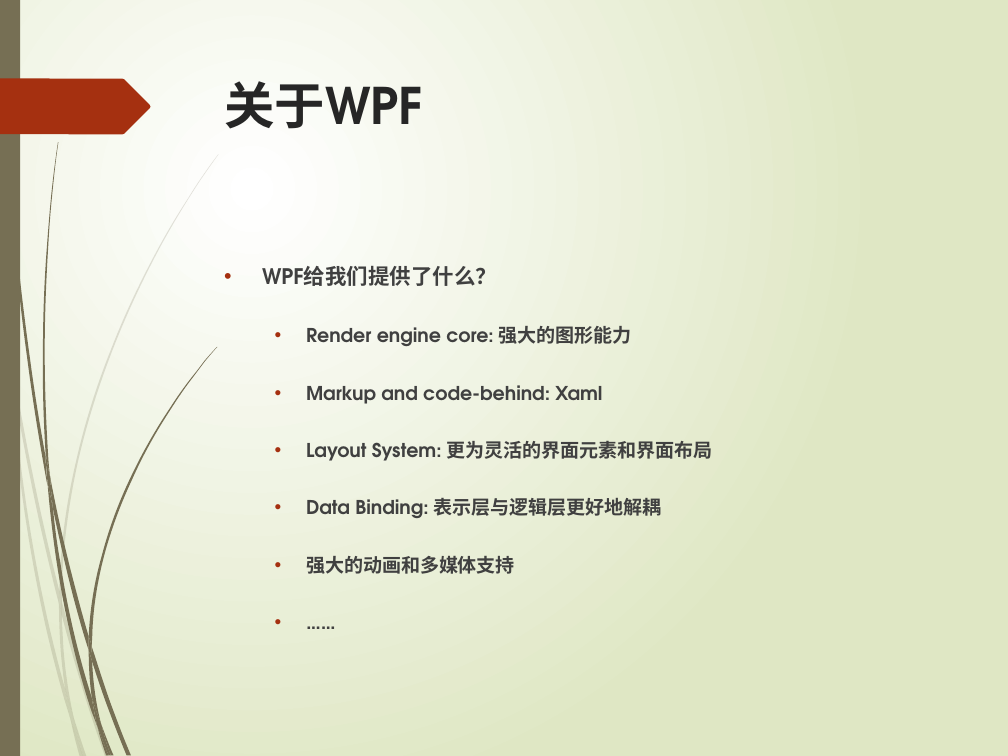
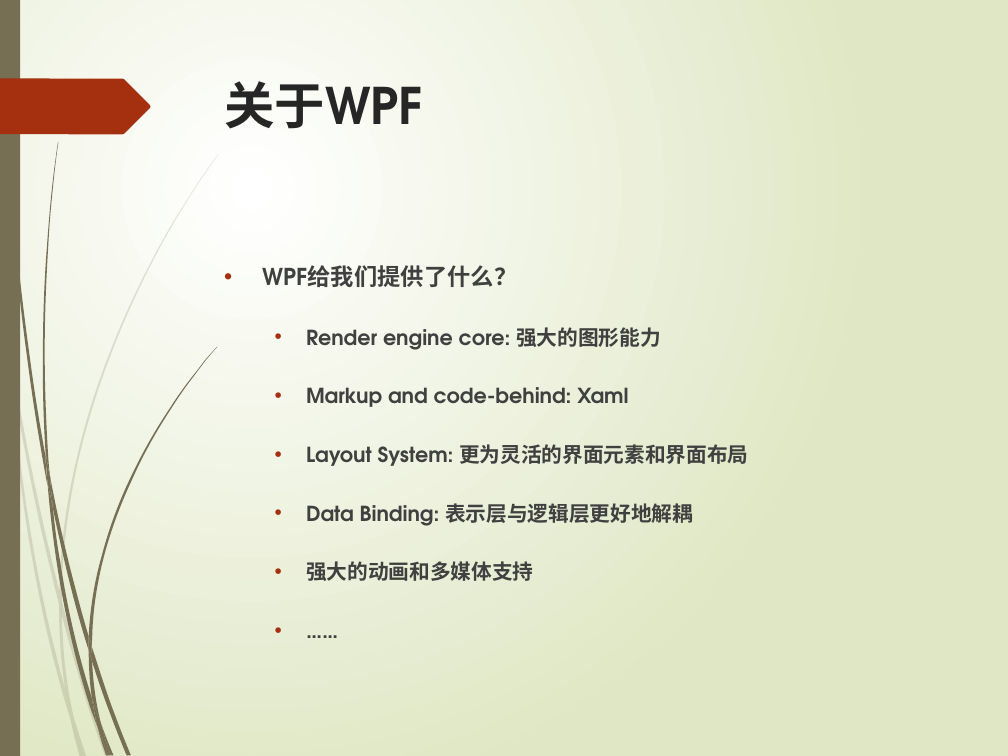
Before and after one commit to TeacherPeng/SoftwareDesignAndPractice, a slide deck: slide 4 of 教案/WPF.pptx. Drawn at 1008x756 pixels with LibreOffice and Linux fonts; fonts in the diff are those of the drawing. Boxes give left, top, right and bottom in pixels: in the first picture for what was removed or moved away, otherwise in the second. Text is boxed around its words. In the diff, an @@ line names an element or a change of style, - is before the commit and + after.

```diff
--- a/教案/WPF.pptx
+++ b/教案/WPF.pptx
@@ text "WPF给我们提供了什么？" at <box>262,265,748,581</box>: size 15.3 to 16.6 pt in "WPF给我们提供了什么？"; size 13.6 to 14.8 pt; line spacing 1.9 to 1.8 @@
```
Also in this commit, not shown: 3 slides added.
